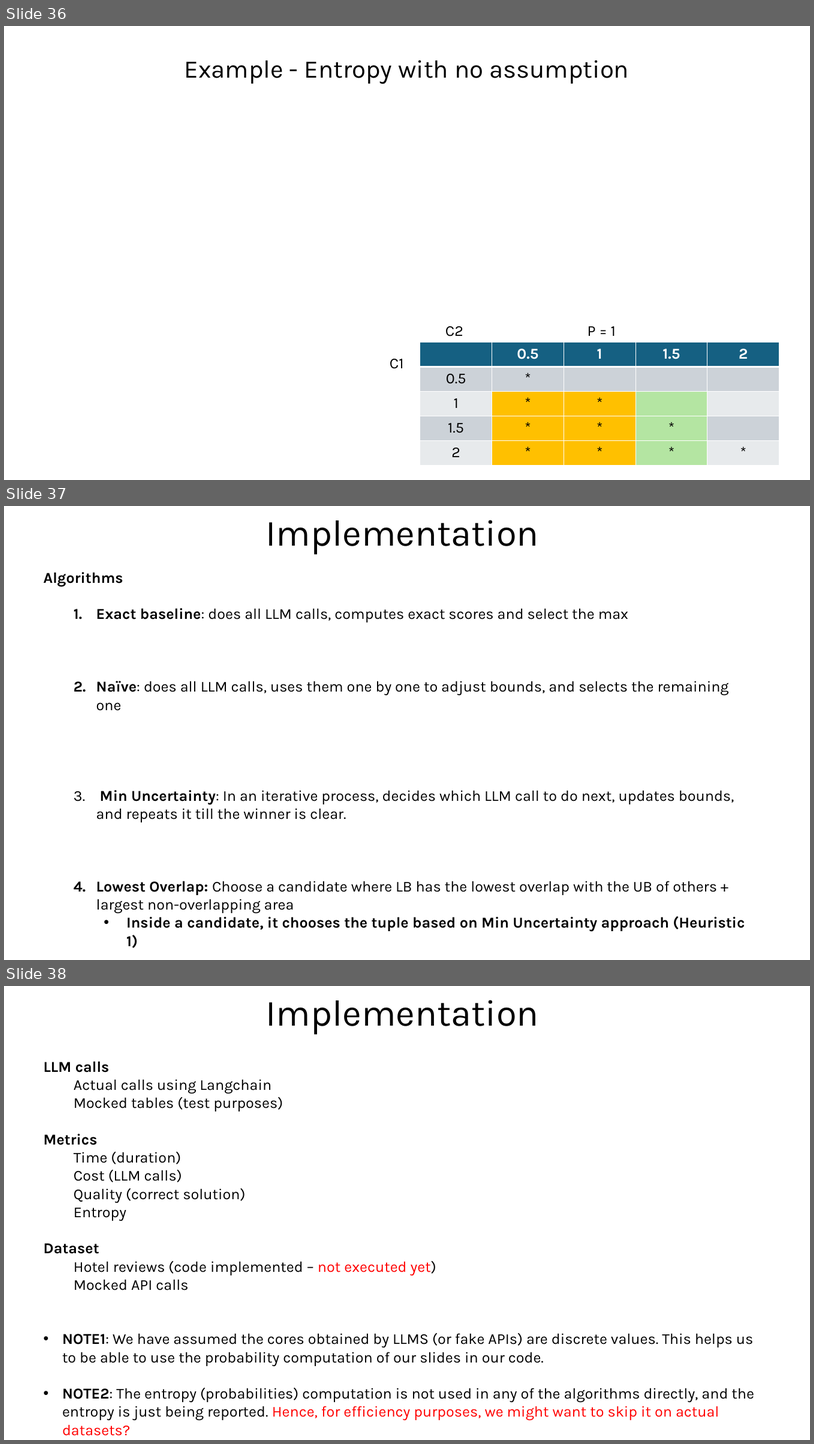
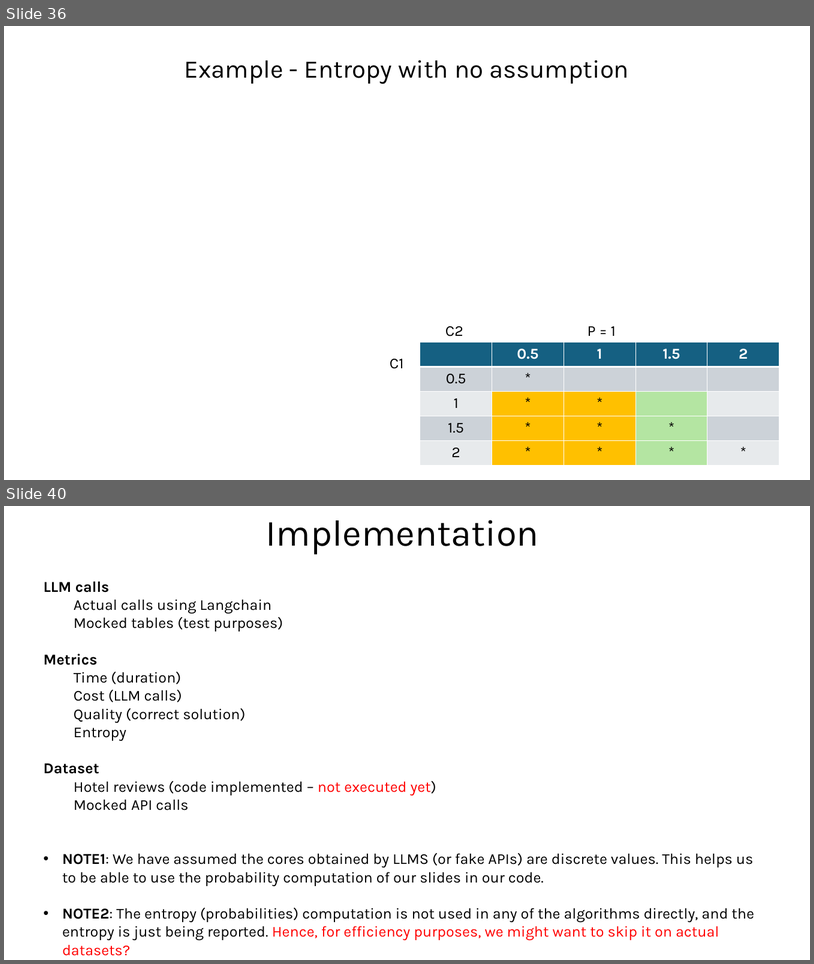
Before and after one commit to sohrabnamazinia/Personalized-Top-K-Set-Queries, a slide deck: rankingwithLLM.pptx. Shown one above the other, each under a label of ours: slides 36, 37 and 38 before the commit, slides 36 and 40 after it; the slides between them are not shown. The pictures are 814x1444 and 814x964 pixels, drawn with LibreOffice and Linux fonts; fonts in the diff are those of the drawing; grey boxes stand for pictures. Boxes give left, top, right and bottom in pixels: in the first picture for what was removed or moved away, otherwise in the second. Text is boxed around its words. In the diff, an @@ line names an element or a change of style, - is before the commit and + after.

Commit message:
update slides

```diff
--- a/rankingwithLLM.pptx
+++ b/rankingwithLLM.pptx
@@ slide 37 removed at (x1=4, y1=506, x2=810, y2=960), background #FFFFFF @@
@@ title removed at (x1=266, y1=520, x2=539, y2=555) @@
-Implementation
@@ text removed at (x1=44, y1=572, x2=745, y2=948) @@
-Algorithms
-  1. Exact baseline: does all LLM calls, computes exact scores and select the max
-  2. Naïve: does all LLM calls, uses them one by one to adjust bounds, and selects the remaining one
-  3. Min Uncertainty: In an iterative process, decides which LLM call to do next, updates bounds, and repeats it till the winner is clear.
-  4. Lowest Overlap: Choose a candidate where LB has the lowest overlap with the UB of others + largest non-overlapping area
-    • Inside a candidate, it chooses the tuple based on Min Uncertainty approach (Heuristic 1)
@@ what was slide 38 is now slide 40 @@
```
Also in this commit, not shown: 1 slide changed, 3 slides added.
